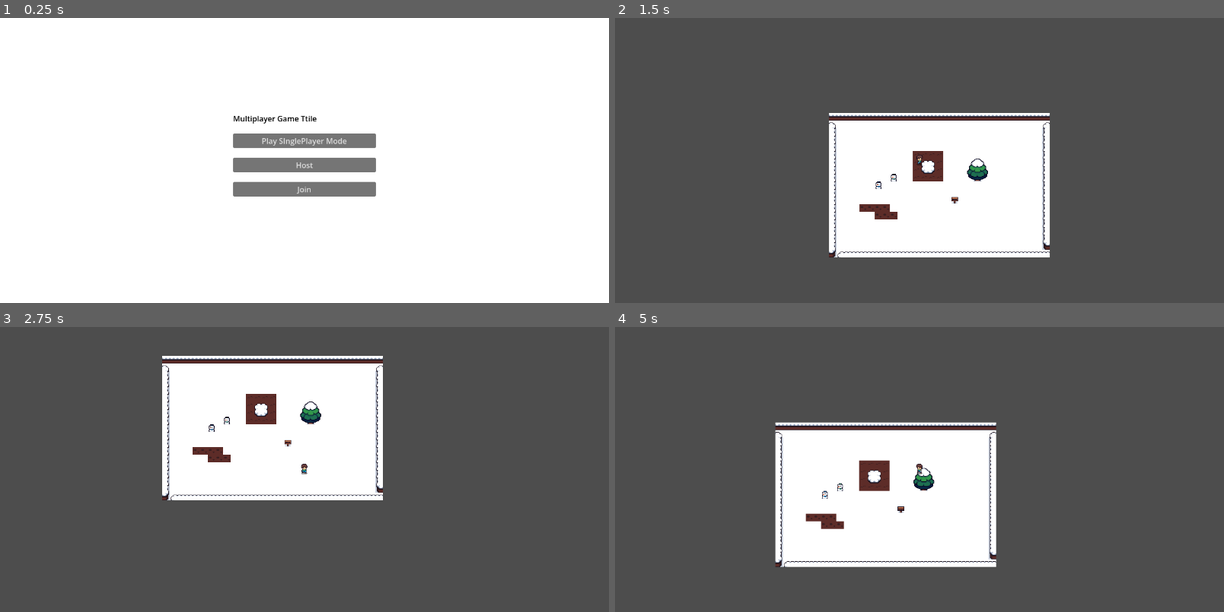
Above: before the commit, frames 1-4 (two rows, left to right).
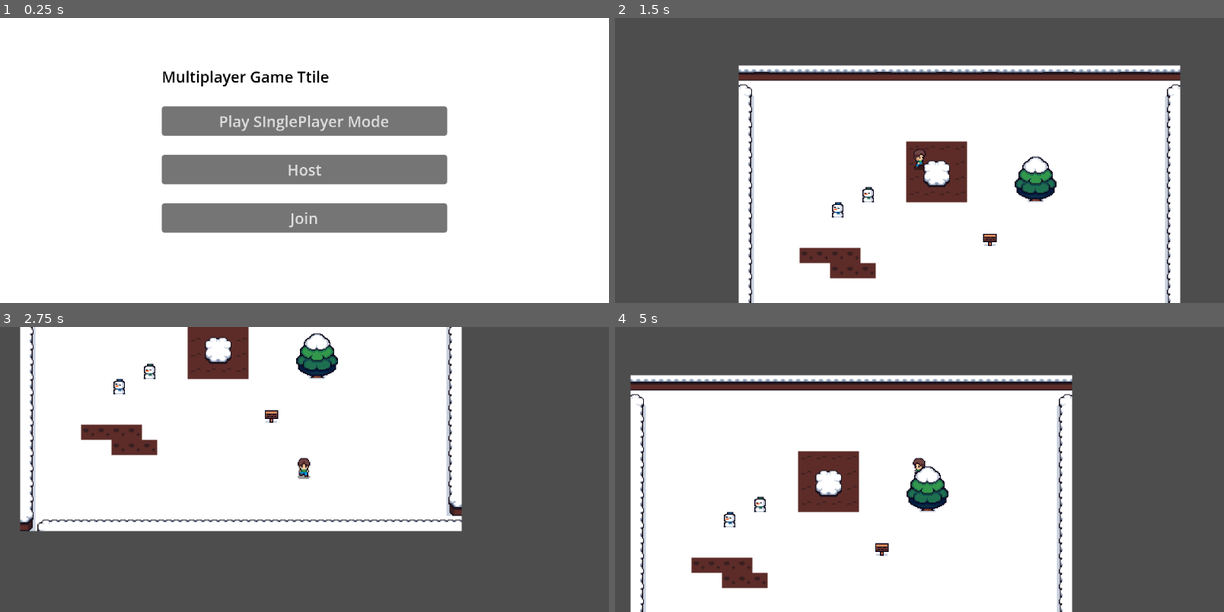
Above: after the commit, the same moments.

Repository: PyMedic/multiplayer-survival-game
Game: Godot game, scene res://Main.tscn
The game is run twice, just before and just after one commit, with the same random seed, the same clock (stepped at 60 frames per second) and the same inputs.
Inputs:
- Up to frame 1 (0.25 s): no input
- Up to frame 2 (1.5 s): click "Play SInglePlayer Mode" at 0.5 s; tap Enter at 1.25 s; hold D (ui_right) from 1.28 s (still down)
- Up to frame 3 (2.75 s): release D (ui_right) at 2.03 s; hold S (ui_down) from 2.03 s (still down)
- Up to frame 4 (5 s): release S (ui_down) at 2.78 s; hold D (ui_right) 2.78-3.53 s; hold W (ui_up) 3.53-4.28 s; hold A (ui_left) from 4.28 s (still down)

The runs differ from the first frame. In frame 1, 16% of the frame differs, in the area x 26-74%, y 18-76%; in frame 2, 47%; in frame 3, 37%; in frame 4, 47%, in the area x 2-76%, y 16-100%.

Commit message:
Changed the z-index for the main character so that the character sprite would still be hidden behind the trees and other big objects. Changed the window scale to 2.0x so that the game objects gets larger.

Diff:
--- a/client/multiplayer-survival-game/Player.tscn
+++ b/client/multiplayer-survival-game/Player.tscn
@@ -296,7 +296,7 @@
 script = ExtResource("1_onrkg")
 
 [node name="AnimatedSprite2D" type="AnimatedSprite2D" parent="." unique_id=194647393]
-z_index = 10
+z_index = 1
 position = Vector2(0, 1)
 sprite_frames = SubResource("SpriteFrames_sh265")
 animation = &"walk_up"
--- a/client/multiplayer-survival-game/project.godot
+++ b/client/multiplayer-survival-game/project.godot
@@ -19,6 +19,7 @@
 
 window/size/viewport_width=1280
 window/size/viewport_height=600
+window/stretch/scale=2.0
 
 [input]
 
